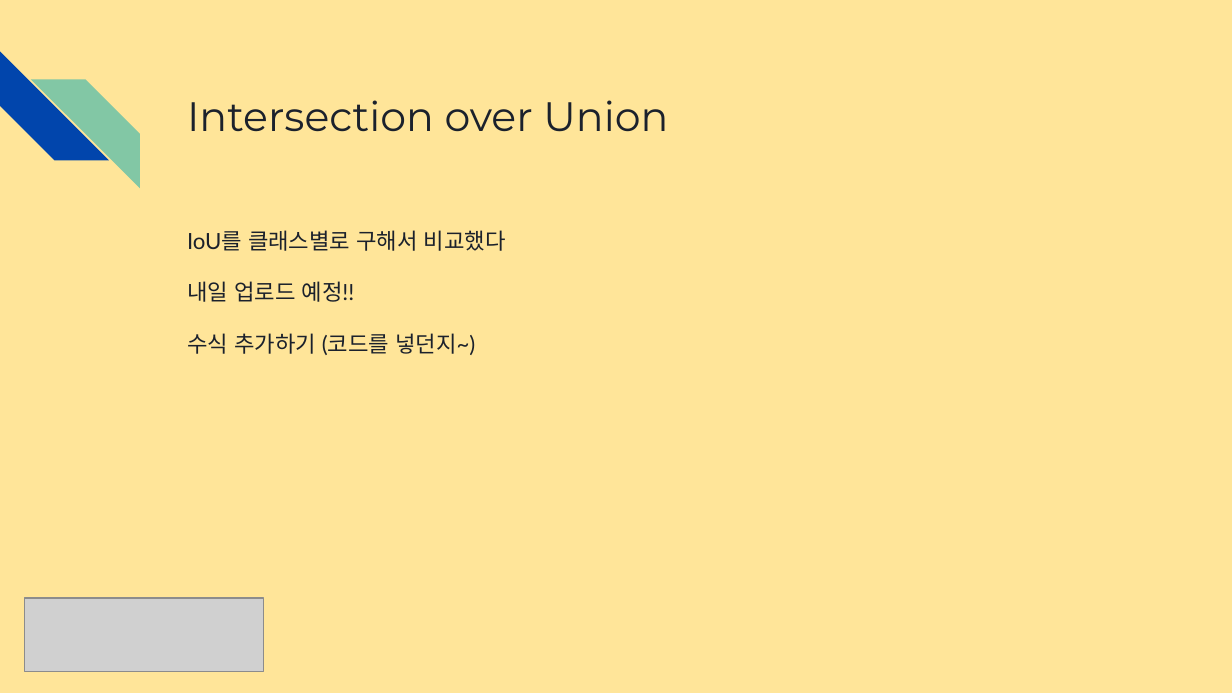
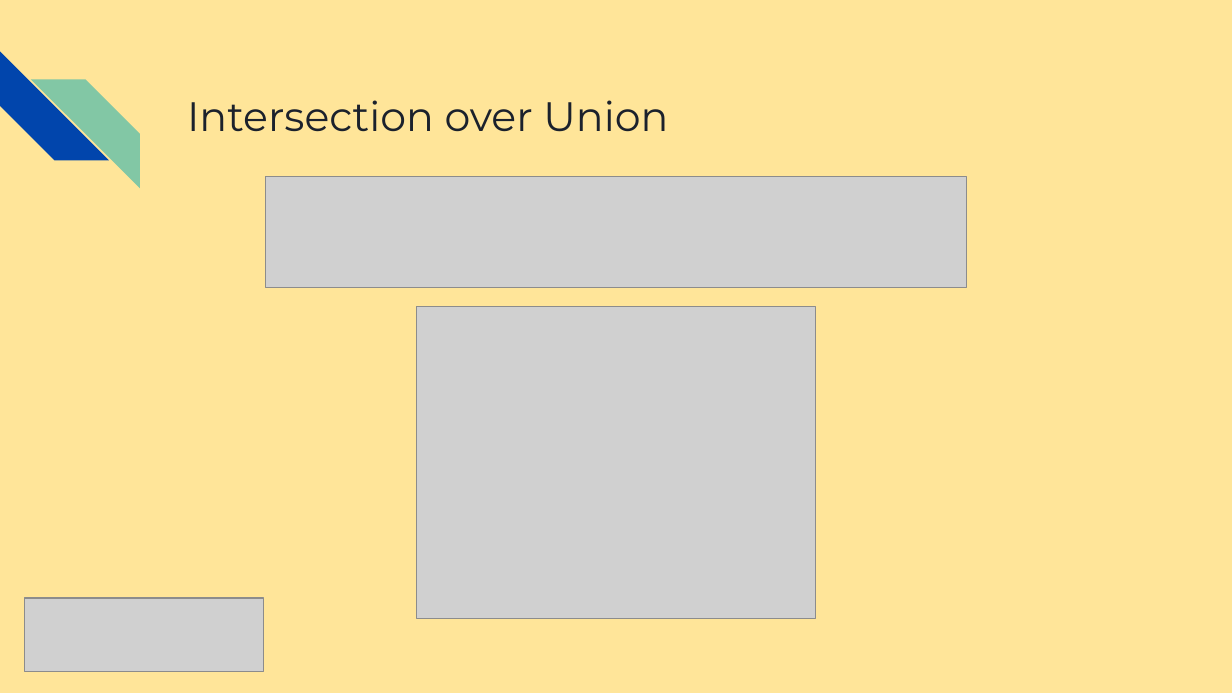
Before and after one commit to subong2/AIFFEL_Quest, a slide deck: slide 14 of Main_Quest_3/DLThon_CV_NaBongKyu.pptx. Drawn at 1232x693 pixels with LibreOffice and Linux fonts; fonts in the diff are those of the drawing; grey boxes stand for pictures. Boxes give left, top, right and bottom in pixels: in the first picture for what was removed or moved away, otherwise in the second. Text is boxed around its words. In the diff, an @@ line names an element or a change of style, - is before the commit and + after.

```diff
--- a/Main_Quest_3/DLThon_CV_NaBongKyu.pptx
+++ b/Main_Quest_3/DLThon_CV_NaBongKyu.pptx
@@ picture added at (266, 176, 967, 288) @@
@@ text removed at (187, 230, 506, 355) @@
-IoU를 클래스별로 구해서 비교했다
-내일 업로드 예정!!
-수식 추가하기 (코드를 넣던지~)
@@ picture added at (416, 307, 816, 618) @@
```
Also in this commit, not shown: 6 other slides changed.
